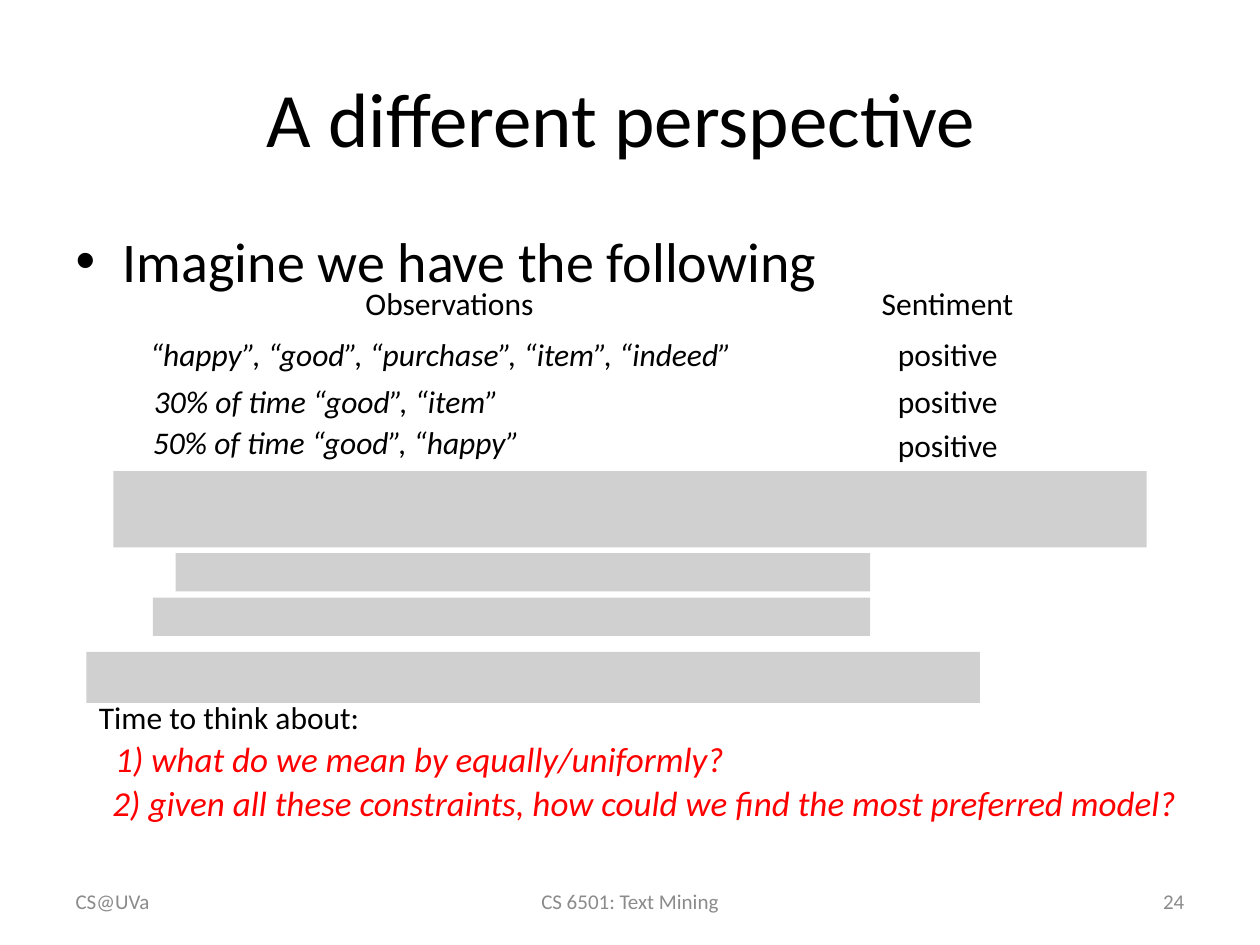
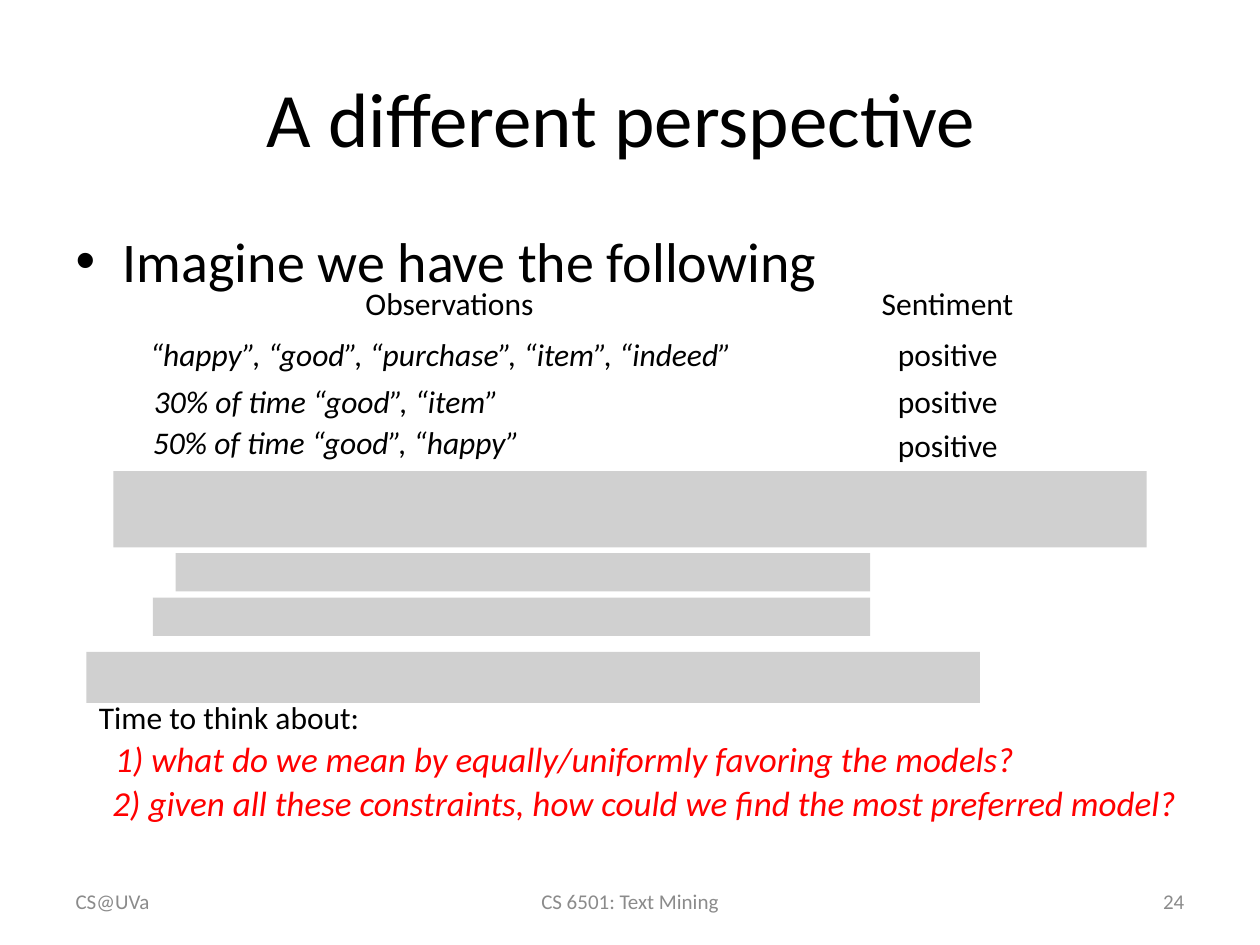
Before and after one commit to wang296/CS6501-Text-Mining, a slide deck: slide 24 of docs/Logistic Regression.pptx. Drawn at 1260x945 pixels with LibreOffice and Linux fonts; fonts in the diff are those of the drawing; grey boxes stand for pictures. Boxes give left, top, right and bottom in pixels: in the first picture for what was removed or moved away, otherwise in the second. Text is boxed around its words. In the diff, an @@ line names an element or a change of style, - is before the commit and + after.

```diff
--- a/docs/Logistic Regression.pptx
+++ b/docs/Logistic Regression.pptx
@@ text at bbox=[115, 746, 1013, 778]: text changed @@
-1) what do we mean by equally/uniformly?
+1) what do we mean by equally/uniformly favoring the models?
```
Also in this commit, not shown: 13 other slides changed, 22 slides added, 8 other files.
